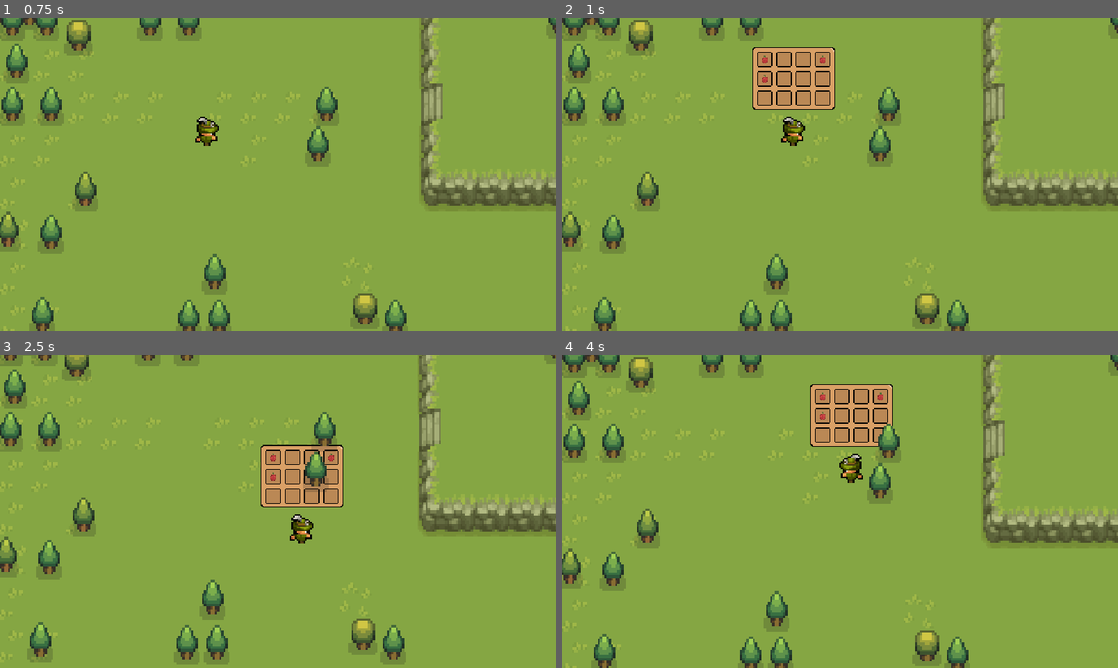
Above: before the commit, frames 1-4 (two rows, left to right).
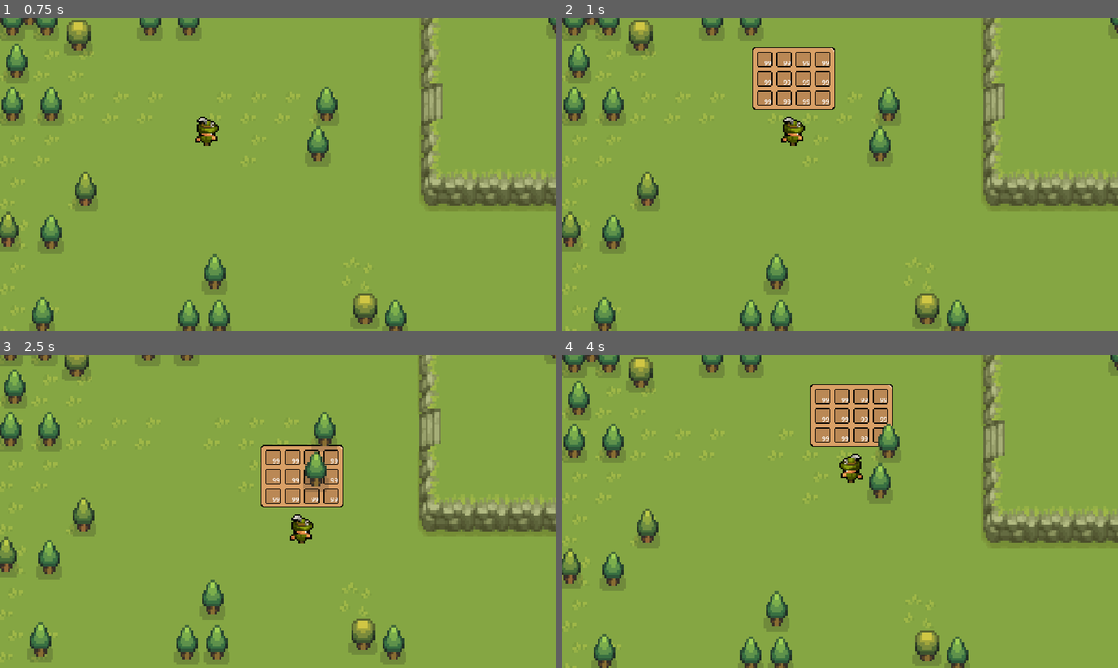
Above: after the commit, the same moments.

Repository: maryBauman/Survive
Game: Godot game, scene res://scenes/places/world.tscn
Same seed, same stepped clock (60 frames per second), same inputs: the game is played once before the commit and once after it.
Inputs:
- Up to frame 1 (0.75 s): hold D (right) from 0.53 s (still down); tap E (e) at 0.6 s
- Up to frame 2 (1 s): keep holding D (right); tap I (i) at 0.8 s
- Up to frame 3 (2.5 s): release D (right) at 1.28 s; hold S (down) 1.28-2.03 s; tap I (i) at 1.35, 2.3 s; tap E (e) at 1.55, 2.1 s; hold D (right) from 2.03 s (still down)
- Up to frame 4 (4 s): release D (right) at 2.78 s; hold W (up) 2.78-3.53 s; tap I (i) at 2.85, 3.8 s; tap E (e) at 3.05, 3.6 s; hold A (left) from 3.53 s (still down)

Frame 1 is identical in both runs. In frame 2, 0.2% of the frame differs, in the area x 36-48%, y 12-28%; in frame 3, 0.2%; in frame 4, 0.2%.
Error after the commit: Invalid access to property or key 'items' on a base object of type 'Resource (Inventory)'. (res://inventory/inv_ui.gd:12)

Commit message:
inv work

Diff:
--- /dev/null
+++ b/inv_slot.gd
@@ -0,0 +1,6 @@
+extends Resource
+
+class_name InvSlot
+
+@export var item: Inventory_item
+@export var amount: int
--- a/inventory/inv_ui_slot.gd
+++ b/inventory/inv_ui_slot.gd
@@ -2,9 +2,9 @@
 
 @onready var item_visual: Sprite2D = $CenterContainer/Panel/item_display
 
-func update(item: Inventory_item):
-	if !item:
+func update(slot: InvSlot):
+	if !slot.item:
 		item_visual.visible = false
 	else:
 		item_visual.visible = true
-		item_visual.texture = item.texture
+		item_visual.texture = slot.item.texture
--- a/inventory/inv_ui_slot.tscn
+++ b/inventory/inv_ui_slot.tscn
@@ -25,3 +25,14 @@
 
 [node name="item_display" type="Sprite2D" parent="CenterContainer/Panel"]
 position = Vector2(2.08165e-12, 2.08165e-12)
+
+[node name="Label" type="Label" parent="CenterContainer/Panel"]
+custom_minimum_size = Vector2(30, 26)
+layout_mode = 0
+offset_left = -5.0
+offset_top = -1.0
+offset_right = 25.0
+offset_bottom = 25.0
+scale = Vector2(0.4, 0.4)
+text = "99"
+horizontal_alignment = 2
--- a/inventory/inventory.gd
+++ b/inventory/inventory.gd
@@ -1,3 +1,3 @@
 extends Resource
 class_name Inventory
-@export var items: Array[Inventory_item]
+@export var slots: Array[InvSlot]
--- a/inventory/player_inv.tres
+++ b/inventory/player_inv.tres
@@ -1,8 +1,56 @@
-[gd_resource type="Resource" script_class="Inventory" load_steps=3 format=3 uid="uid://dj4fs8iaqjqtr"]
+[gd_resource type="Resource" script_class="Inventory" load_steps=15 format=3 uid="uid://dj4fs8iaqjqtr"]
 
-[ext_resource type="Resource" uid="uid://dllmrsearj72w" path="res://inventory/items/apple.tres" id="1_gqulm"]
+[ext_resource type="Script" path="res://inv_slot.gd" id="2_1frnq"]
 [ext_resource type="Script" path="res://inventory/inventory.gd" id="2_s4t8g"]
+
+[sub_resource type="Resource" id="Resource_4k84d"]
+script = ExtResource("2_1frnq")
+amount = 0
+
+[sub_resource type="Resource" id="Resource_avf4h"]
+script = ExtResource("2_1frnq")
+amount = 0
+
+[sub_resource type="Resource" id="Resource_lrcv5"]
+script = ExtResource("2_1frnq")
+amount = 0
+
+[sub_resource type="Resource" id="Resource_lhg0v"]
+script = ExtResource("2_1frnq")
+amount = 0
+
+[sub_resource type="Resource" id="Resource_pvxma"]
+script = ExtResource("2_1frnq")
+amount = 0
+
+[sub_resource type="Resource" id="Resource_nl23v"]
+script = ExtResource("2_1frnq")
+amount = 0
+
+[sub_resource type="Resource" id="Resource_86qel"]
+script = ExtResource("2_1frnq")
+amount = 0
+
+[sub_resource type="Resource" id="Resource_x3fpt"]
+script = ExtResource("2_1frnq")
+amount = 0
+
+[sub_resource type="Resource" id="Resource_ufnm6"]
+script = ExtResource("2_1frnq")
+amount = 0
+
+[sub_resource type="Resource" id="Resource_kn05t"]
+script = ExtResource("2_1frnq")
+amount = 0
+
+[sub_resource type="Resource" id="Resource_5r85m"]
+script = ExtResource("2_1frnq")
+amount = 0
+
+[sub_resource type="Resource" id="Resource_4qn2w"]
+script = ExtResource("2_1frnq")
+amount = 0
 
 [resource]
 script = ExtResource("2_s4t8g")
-items = Array[Resource("res://inventory/inventory_item.gd")]([ExtResource("1_gqulm"), null, null, ExtResource("1_gqulm"), ExtResource("1_gqulm"), null, null, null, null, null, null, null])
+slots = Array[ExtResource("2_1frnq")]([SubResource("Resource_4k84d"), SubResource("Resource_avf4h"), SubResource("Resource_lrcv5"), SubResource("Resource_lhg0v"), SubResource("Resource_pvxma"), SubResource("Resource_nl23v"), SubResource("Resource_86qel"), SubResource("Resource_x3fpt"), SubResource("Resource_ufnm6"), SubResource("Resource_kn05t"), SubResource("Resource_5r85m"), SubResource("Resource_4qn2w")])
